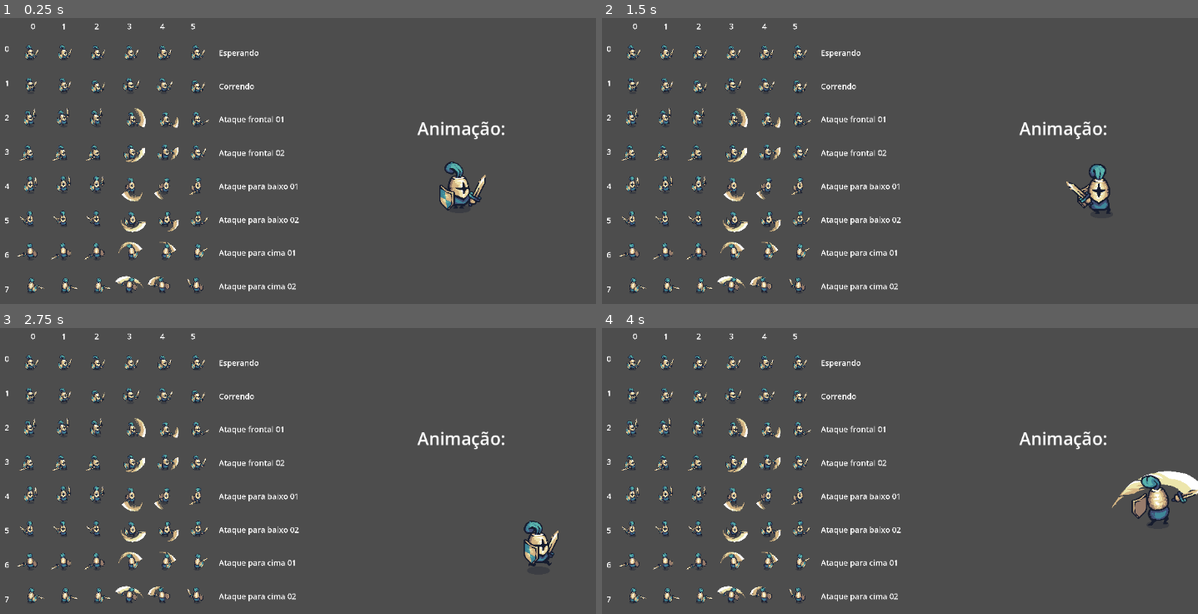
Above: before the commit, frames 1-4 (two rows, left to right).
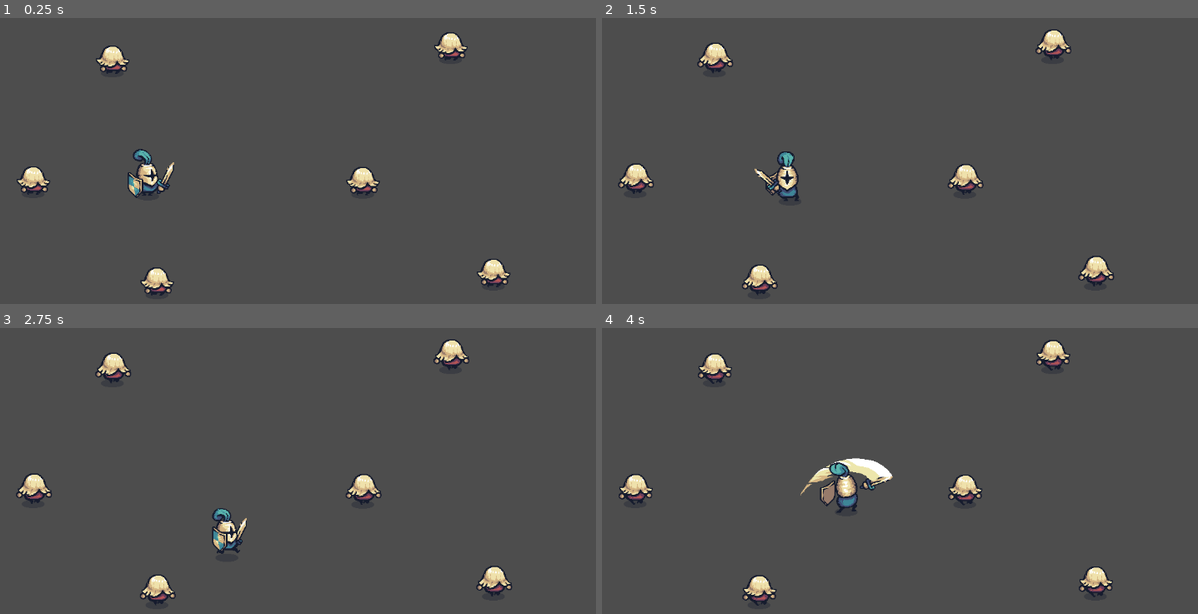
Above: after the commit, the same moments.

Repository: PabloValentin94/Knight_Game
Game: Godot game, scene res://unitary_tests/test_pawn.tscn
Same seed, same stepped clock (60 frames per second), same inputs: the game is played once before the commit and once after it. Before the commit the project starts from res://unitary_tests/test_player.tscn.
Inputs:
- Up to frame 1 (0.25 s): no input
- Up to frame 2 (1.5 s): hold D (Move_to_Right) 0.53-1.28 s; tap E (Attack) at 0.6, 1.35 s; hold S (Move_to_Down) from 1.28 s (still down)
- Up to frame 3 (2.75 s): release S (Move_to_Down) at 2.03 s; hold D (Move_to_Right) from 2.03 s (still down); tap E (Attack) at 2.1 s
- Up to frame 4 (4 s): release D (Move_to_Right) at 2.78 s; hold W (Move_to_Up) 2.78-3.53 s; tap E (Attack) at 2.85, 3.6 s; hold A (Move_to_Left) from 3.53 s (still down)

The runs differ from the first frame. In frame 1, 8.2% of the frame differs, in the area x 0-86%, y 1-98%; in frame 2, 8.3%; in frame 3, 8.2%; in frame 4, 9.5%, in the area x 0-100%, y 1-98%.

Commit message:
Desenvolvendo um inimigo para o jogo.

Diff:
--- /dev/null
+++ b/objects/enemies/pawn/frames.tres
@@ -0,0 +1,53 @@
+[gd_resource type="SpriteFrames" load_steps=8 format=3 uid="uid://c0gjaxy3beblr"]
+
+[ext_resource type="Texture2D" uid="uid://dr1cv8qk0yptj" path="res://assets/addons/Tiny_Swords/Factions/Knights/Troops/Pawn/Red/Pawn_Red.png" id="1_12540"]
+
+[sub_resource type="AtlasTexture" id="AtlasTexture_2tuwj"]
+atlas = ExtResource("1_12540")
+region = Rect2(0, 192, 192, 192)
+
+[sub_resource type="AtlasTexture" id="AtlasTexture_1ob7e"]
+atlas = ExtResource("1_12540")
+region = Rect2(192, 192, 192, 192)
+
+[sub_resource type="AtlasTexture" id="AtlasTexture_1svao"]
+atlas = ExtResource("1_12540")
+region = Rect2(384, 192, 192, 192)
+
+[sub_resource type="AtlasTexture" id="AtlasTexture_wgbni"]
+atlas = ExtResource("1_12540")
+region = Rect2(576, 192, 192, 192)
+
+[sub_resource type="AtlasTexture" id="AtlasTexture_uw0qh"]
+atlas = ExtResource("1_12540")
+region = Rect2(768, 192, 192, 192)
+
+[sub_resource type="AtlasTexture" id="AtlasTexture_ge8ks"]
+atlas = ExtResource("1_12540")
+region = Rect2(960, 192, 192, 192)
+
+[resource]
+animations = [{
+"frames": [{
+"duration": 1.0,
+"texture": SubResource("AtlasTexture_2tuwj")
+}, {
+"duration": 1.0,
+"texture": SubResource("AtlasTexture_1ob7e")
+}, {
+"duration": 1.0,
+"texture": SubResource("AtlasTexture_1svao")
+}, {
+"duration": 1.0,
+"texture": SubResource("AtlasTexture_wgbni")
+}, {
+"duration": 1.0,
+"texture": SubResource("AtlasTexture_uw0qh")
+}, {
+"duration": 1.0,
+"texture": SubResource("AtlasTexture_ge8ks")
+}],
+"loop": true,
+"name": &"Correr",
+"speed": 10.0
+}]
--- /dev/null
+++ b/objects/enemies/pawn/pawn.tscn
@@ -0,0 +1,19 @@
+[gd_scene load_steps=3 format=3 uid="uid://iwgjd0tlvpta"]
+
+[ext_resource type="SpriteFrames" uid="uid://c0gjaxy3beblr" path="res://objects/enemies/pawn/frames.tres" id="1_bbr3f"]
+
+[sub_resource type="CapsuleShape2D" id="CapsuleShape2D_uqjhl"]
+radius = 20.0
+height = 68.0
+
+[node name="Pawn" type="CharacterBody2D"]
+motion_mode = 1
+
+[node name="Corpo" type="CollisionShape2D" parent="."]
+position = Vector2(0, -24)
+shape = SubResource("CapsuleShape2D_uqjhl")
+
+[node name="Imagem" type="AnimatedSprite2D" parent="Corpo"]
+sprite_frames = ExtResource("1_bbr3f")
+animation = &"Correr"
+autoplay = "Correr"
--- a/project.godot
+++ b/project.godot
@@ -11,7 +11,7 @@
 [application]
 
 config/name="Knight_Game"
-run/main_scene="res://unitary_tests/test_player.tscn"
+run/main_scene="res://unitary_tests/test_pawn.tscn"
 config/features=PackedStringArray("4.2", "Forward Plus")
 config/icon="res://icon.svg"
 
--- /dev/null
+++ b/unitary_tests/test_pawn.tscn
@@ -0,0 +1,27 @@
+[gd_scene load_steps=3 format=3 uid="uid://wb663ulks5h1"]
+
+[ext_resource type="PackedScene" uid="uid://iwgjd0tlvpta" path="res://objects/enemies/pawn/pawn.tscn" id="1_ifeki"]
+[ext_resource type="PackedScene" uid="uid://btens1gyc5qlx" path="res://objects/player/player.tscn" id="2_8gxb3"]
+
+[node name="TestPawn" type="Node2D"]
+
+[node name="Player" parent="." instance=ExtResource("2_8gxb3")]
+position = Vector2(376, 374)
+
+[node name="Pawn" parent="." instance=ExtResource("1_ifeki")]
+position = Vector2(749, 374)
+
+[node name="Pawn2" parent="." instance=ExtResource("1_ifeki")]
+position = Vector2(179, 373)
+
+[node name="Pawn3" parent="." instance=ExtResource("1_ifeki")]
+position = Vector2(393, 548)
+
+[node name="Pawn4" parent="." instance=ExtResource("1_ifeki")]
+position = Vector2(901, 141)
+
+[node name="Pawn5" parent="." instance=ExtResource("1_ifeki")]
+position = Vector2(975, 533)
+
+[node name="Pawn6" parent="." instance=ExtResource("1_ifeki")]
+position = Vector2(316, 164)
